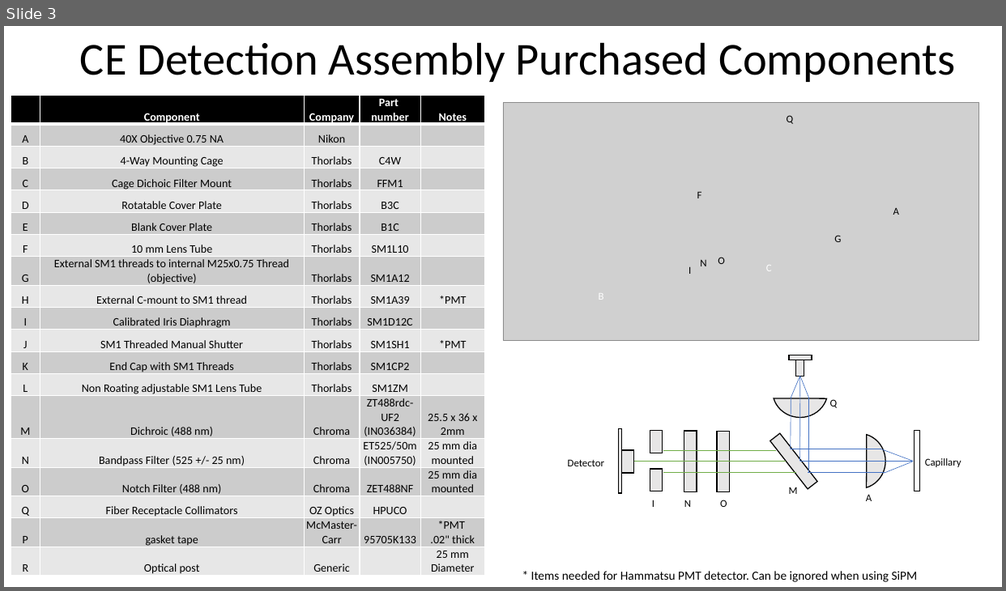
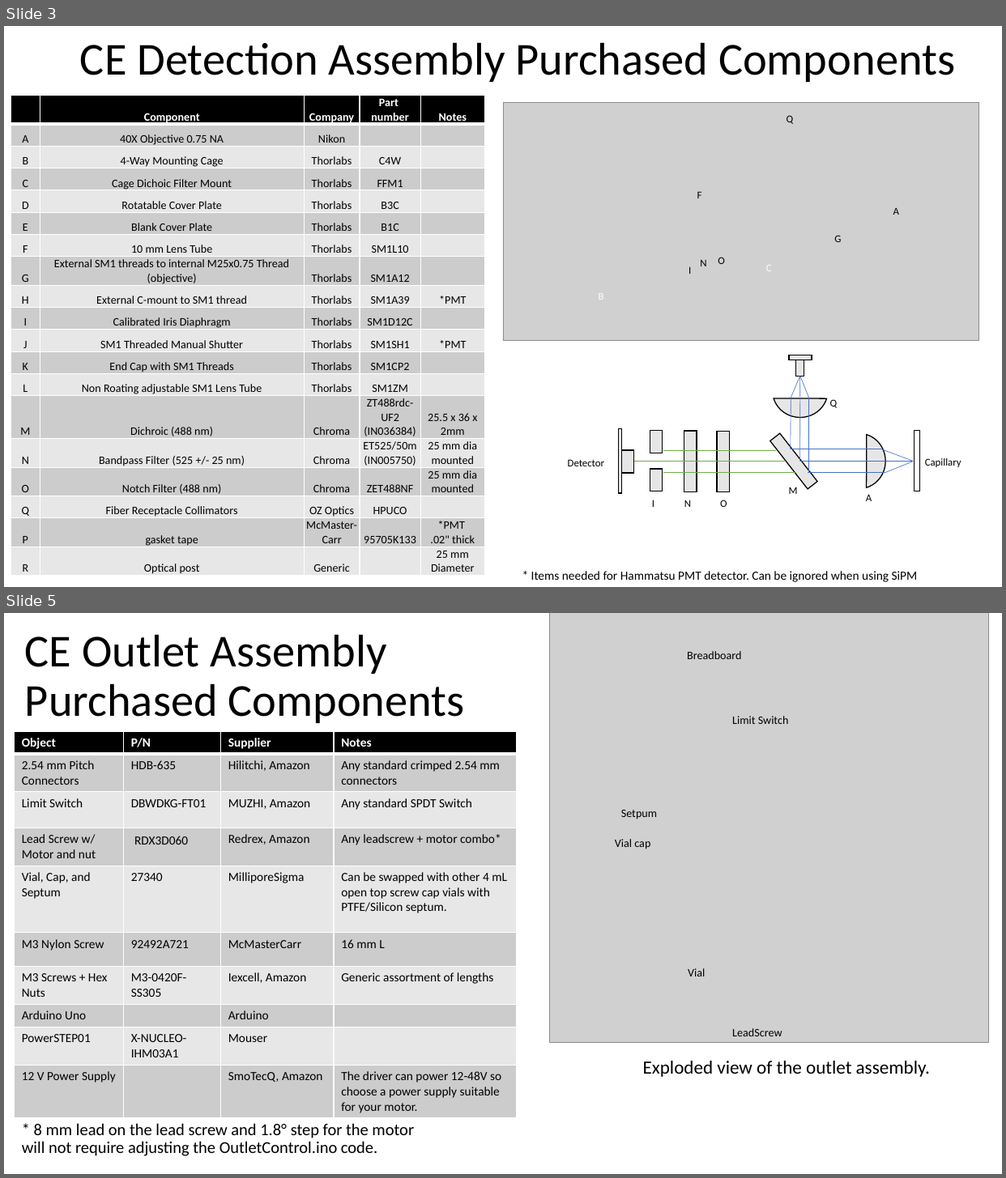
Before and after one commit to brae-pete/CE_Hardware, a slide deck: AssemblyNotes.pptx. Shown one above the other, each under a label of ours: slide 3 before the commit, slides 3 and 5 after it; the slides between them are not shown. The pictures are 1006x591 and 1006x1178 pixels, drawn with LibreOffice and Linux fonts; fonts in the diff are those of the drawing; grey boxes stand for pictures. Boxes give left, top, right and bottom in pixels: in the first picture for what was removed or moved away, otherwise in the second. Text is boxed around its words. In the diff, an @@ line names an element or a change of style, - is before the commit and + after.

```diff
--- a/AssemblyNotes.pptx
+++ b/AssemblyNotes.pptx
@@ slide 5 added at [4,613,1002,1174], background #FFFFFF @@
@@ title added at [25,634,465,723], 44 pt, text #000000 @@
+CE Outlet Assembly Purchased Components
@@ picture added at [550,613,988,1043] @@
@@ table added at [15,731,517,1117], 10 rows, 4 columns @@
+Object | P/N | Supplier | Notes
+2.54 mm Pitch Connectors | HDB-635 | Hilitchi, Amazon | Any standard crimped 2.54 mm connectors
+Limit Switch | DBWDKG-FT01 | MUZHI, Amazon | Any standard SPDT Switch
+Lead Screw w/ Motor and nut | RDX3D060 | Redrex, Amazon | Any leadscrew + motor combo*
+Vial, Cap, and Septum | 27340 | MilliporeSigma | Can be swapped with other 4 mL open top screw cap vials with PTFE/Silicon septum.
+M3 Nylon Screw | 92492A721 | McMasterCarr | 16 mm L
+M3 Screws + Hex Nuts | M3-0420F-SS305 | Iexcell, Amazon | Generic assortment of lengths
+Arduino Uno |  | Arduino | 
+PowerSTEP01 | X-NUCLEO-IHM03A1 | Mouser | 
+12 V Power Supply |  | SmoTecQ, Amazon | The driver can power 12-48V so choose a power supply suitable for your motor.
@@ group added at [615,651,789,1037]: 6 texts @@
+Vial cap
+Setpum
+Vial
+Limit Switch
+Breadboard
+LeadScrew
@@ text added at [643,1061,930,1077], 18 pt, text #000000 @@
+Exploded view of the outlet assembly.
@@ text added at [22,1123,414,1157], 16 pt, text #000000 @@
+* 8 mm lead on the lead screw and 1.8° step for the motor will not require adjusting the OutletControl.ino code.
```
Also in this commit, not shown: 3 other slides added, 1 slide removed, 36 other files.
